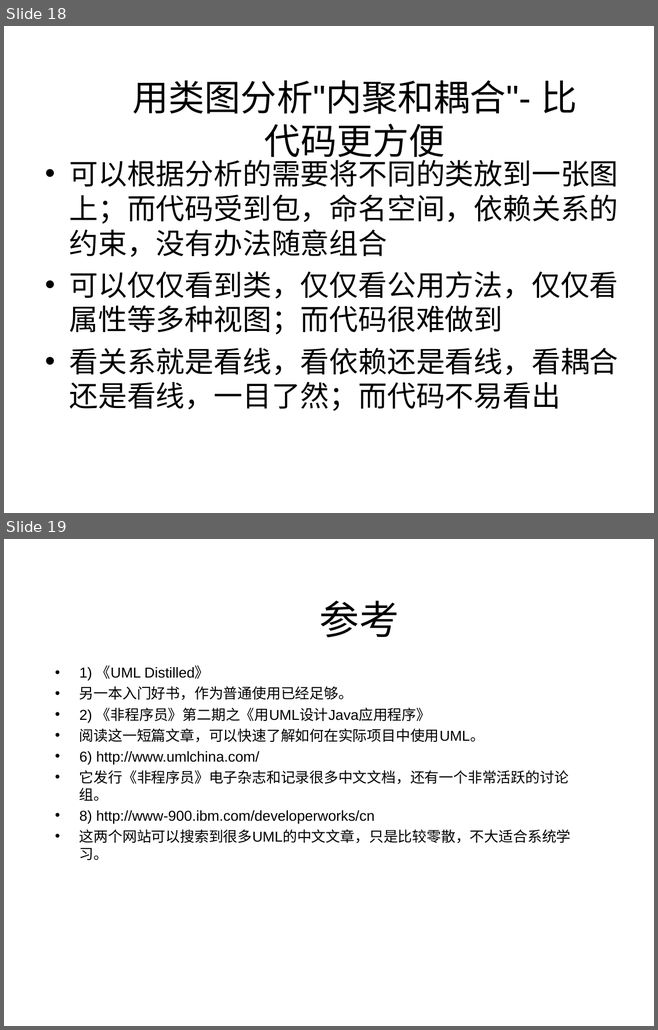
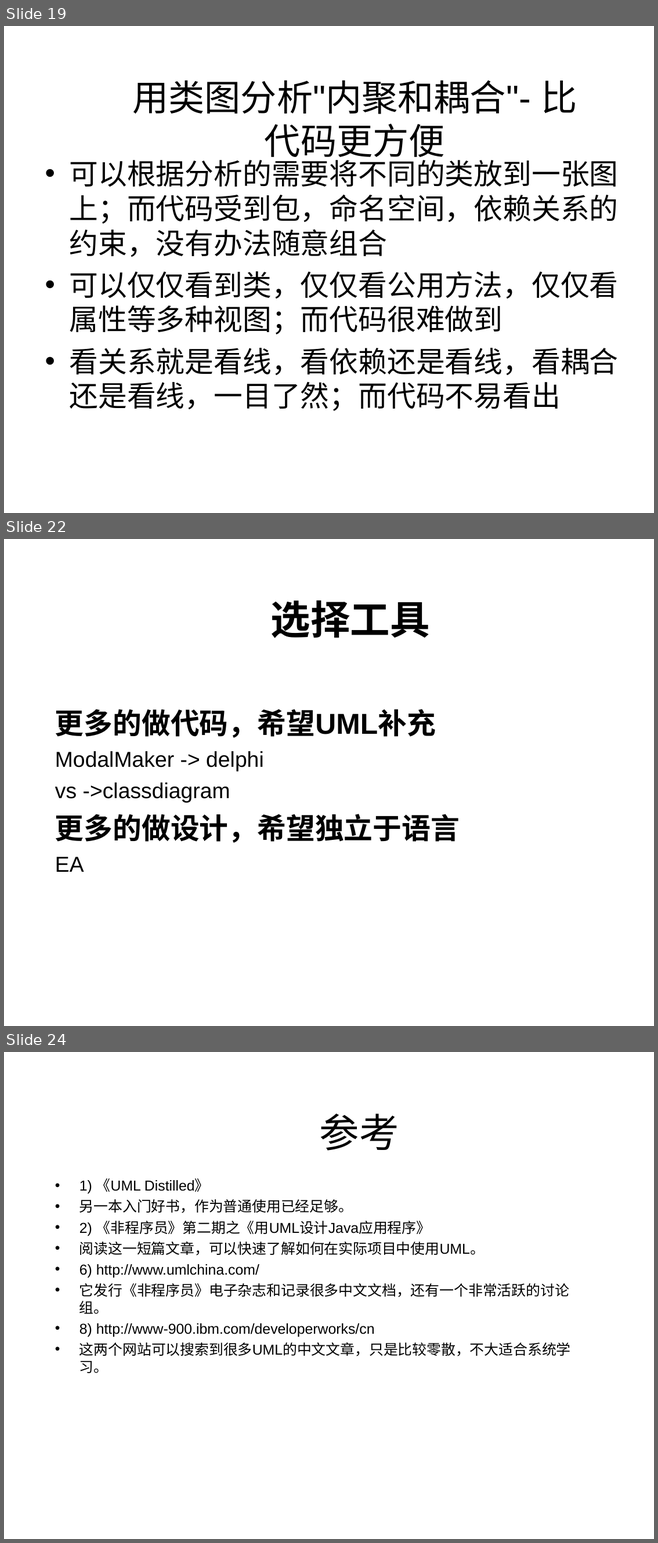
Before and after one commit to 1000copy/delpy, a slide deck: docs/1021project/UML理论和实践.ppt. Shown one above the other, each under a label of ours: slides 18 and 19 before the commit, slides 19, 22 and 24 after it; the slides between them are not shown. The pictures are 658x1030 and 658x1543 pixels, drawn with LibreOffice and Linux fonts; fonts in the diff are those of the drawing; background and template pictures are left out. Boxes give left, top, right and bottom in pixels: in the first picture for what was removed or moved away, otherwise in the second. Text is boxed around its words. In the diff, an @@ line names an element or a change of style, - is before the commit and + after.

```diff
--- a/docs/1021project/UML理论和实践.ppt
+++ b/docs/1021project/UML理论和实践.ppt
@@ slide 22 added at <box>4,539,654,1026</box>, background #FFFFFF @@
@@ text added at <box>271,600,430,638</box>, 44 pt, text #000000, bold @@
+选择工具
@@ text added at <box>55,709,459,872</box>, 24 pt, text #000000 @@
+更多的做代码，希望UML补充
+ModalMaker -> delphi
+vs ->classdiagram
+更多的做设计，希望独立于语言
+EA
@@ what was slide 18 is now slide 19 @@
@@ what was slide 19 is now slide 24 @@
```
Also in this commit, not shown: 5 slides changed, 6 other slides added, 2 slides removed.
